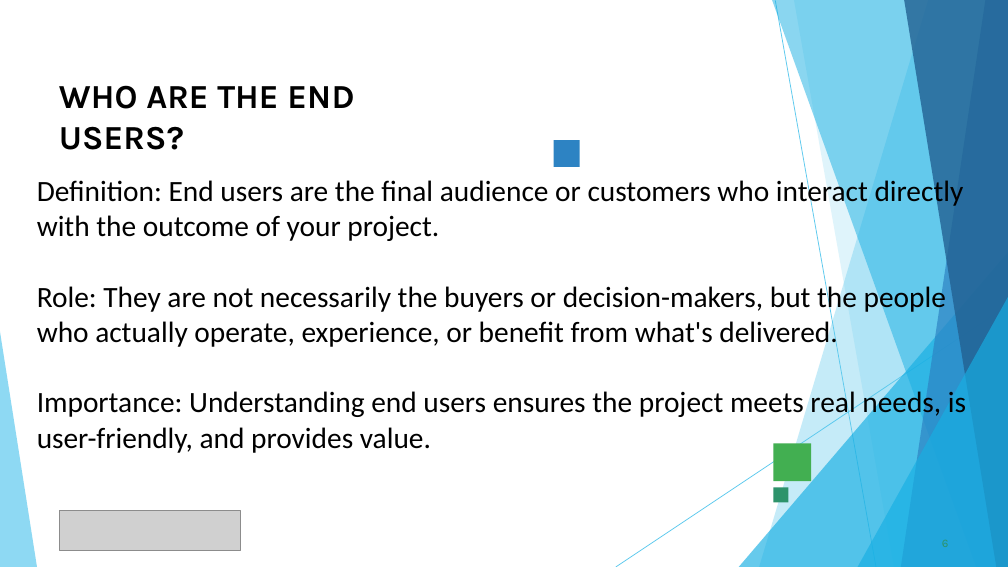
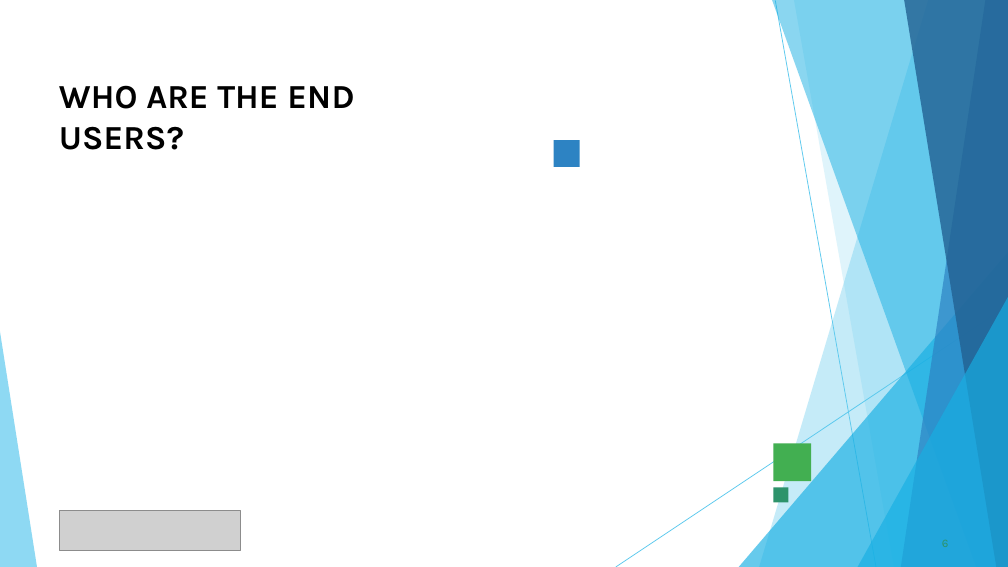
Before and after one commit to mahesh06periyasamy-dot/Maheswari-, a slide deck: slide 6 of PPT FWD TNSDC 2025.pptx. Drawn at 1008x567 pixels with LibreOffice and Linux fonts; fonts in the diff are those of the drawing; grey boxes stand for pictures. Boxes give left, top, right and bottom in pixels: in the first picture for what was removed or moved away, otherwise in the second. Text is boxed around its words. In the diff, an @@ line names an element or a change of style, - is before the commit and + after.

```diff
--- a/PPT FWD TNSDC 2025.pptx
+++ b/PPT FWD TNSDC 2025.pptx
@@ text removed at box(37, 176, 966, 453) @@
-Definition: End users are the final audience or customers who interact directly with the outcome of your project.
-Role: They are not necessarily the buyers or decision-makers, but the people who actually operate, experience, or benefit from what's delivered.
-Importance: Understanding end users ensures the project meets real needs, is user-friendly, and provides value.
```
Also in this commit, not shown: 7 other slides changed, 3 slides added, 3 slides removed.
